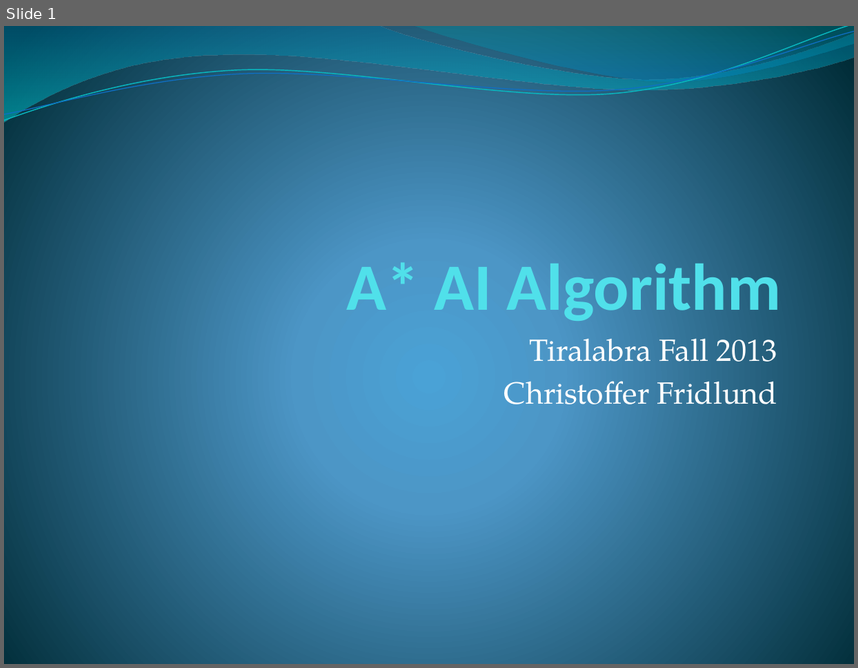
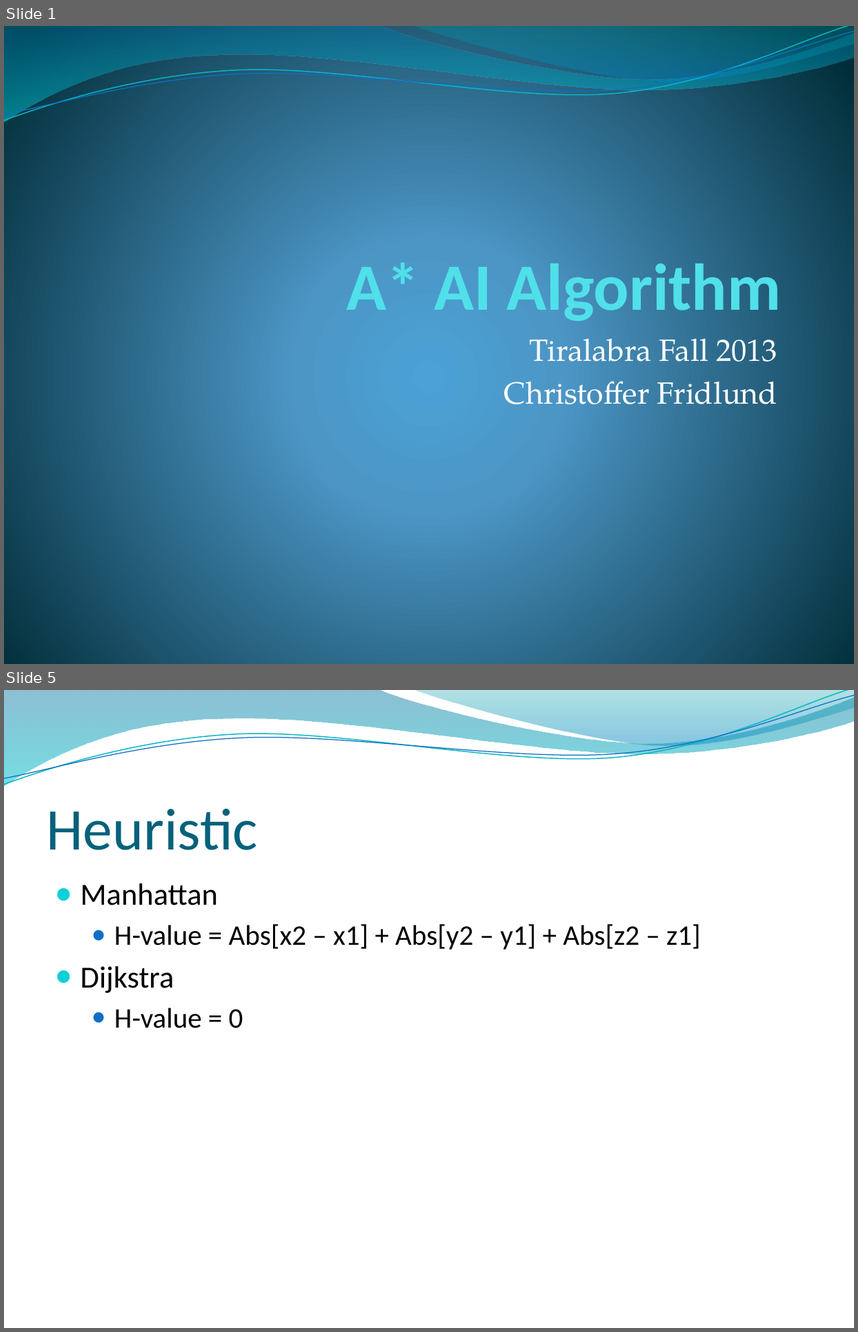
Before and after one commit to HeavenlyAwe/tiralabra, a slide deck: documents/presentation.pptx. Shown one above the other, each under a label of ours: slide 1 before the commit, slides 1 and 5 after it; the slides between them are not shown. The pictures are 858x668 and 858x1332 pixels, drawn with LibreOffice and Linux fonts; fonts in the diff are those of the drawing; background and template pictures are left out. Boxes give left, top, right and bottom in pixels: in the first picture for what was removed or moved away, otherwise in the second. Text is boxed around its words. In the diff, an @@ line names an element or a change of style, - is before the commit and + after.

```diff
--- a/documents/presentation.pptx
+++ b/documents/presentation.pptx
@@ slide 5 added at (4, 690, 854, 1328), background picture (left out); not listed: 4 template elements that a slide beside it also shows @@
@@ title added at (47, 809, 258, 850), 50 pt, text #04617B @@
+Heuristic
@@ text added at (81, 883, 701, 1028), 24 pt, text #000000 @@
+● Manhattan
+  ● H-value = Abs[x2 – x1] + Abs[y2 – y1] + Abs[z2 – z1]
+● Dijkstra
+  ● H-value = 0
```
Also in this commit, not shown: 3 slides changed.
